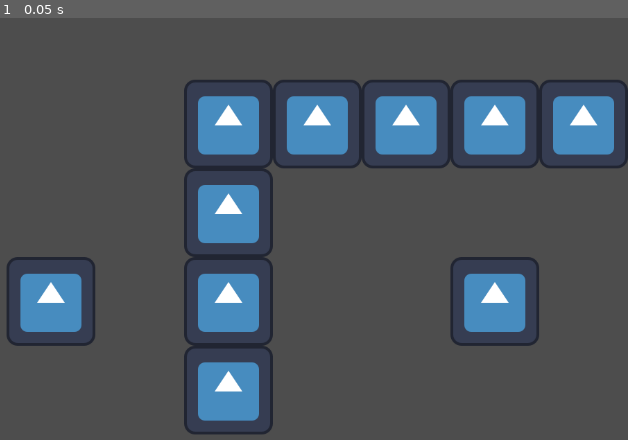
Above: before the commit, frame 1.
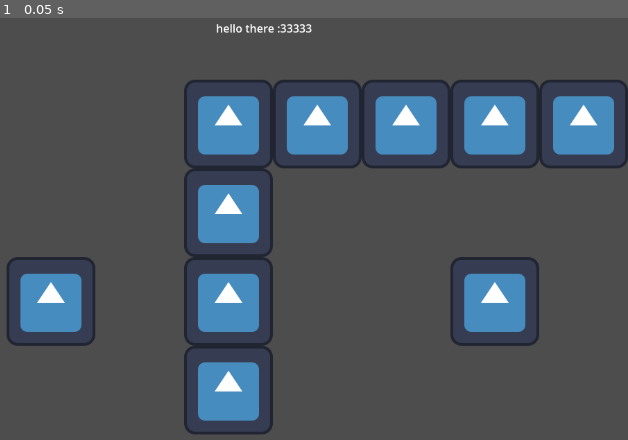
Above: after the commit, the same moment.

Repository: OfficialMe55/GameJamProject
Game: Godot game, scene res://scenes/Main.tscn
Same seed, same stepped clock (60 frames per second), same inputs: the game is played once before the commit and once after it. The engine's default icon, where the game draws it, is replaced by a stand-in: a white triangle on a blue panel in a dark square.
Inputs:
- Up to frame 1 (0.05 s): no input

The runs differ from the first frame. In frame 1, 0.2% of the frame differs, in the area x 34-50%, y 1-4%.

Commit message:
git test

Diff:
--- a/scenes/Main.tscn
+++ b/scenes/Main.tscn
@@ -16,3 +16,10 @@
 [node name="TileMapLayer" type="TileMapLayer" parent="."]
 tile_map_data = PackedByteArray("AAACAAMAAAAAAAAAAAAEAAEAAAAAAAAAAAAHAAMAAAAAAAAAAAAEAAIAAAAAAAAAAAAEAAMAAAAAAAAAAAAEAAQAAAAAAAAAAAAFAAEAAAAAAAAAAAAGAAEAAAAAAAAAAAAHAAEAAAAAAAAAAAAIAAEAAAAAAAAAAAA=")
 tile_set = SubResource("TileSet_rvslj")
+
+[node name="Label" type="Label" parent="."]
+offset_left = 558.0
+offset_top = 42.0
+offset_right = 731.0
+offset_bottom = 88.0
+text = "hello there :33333"
